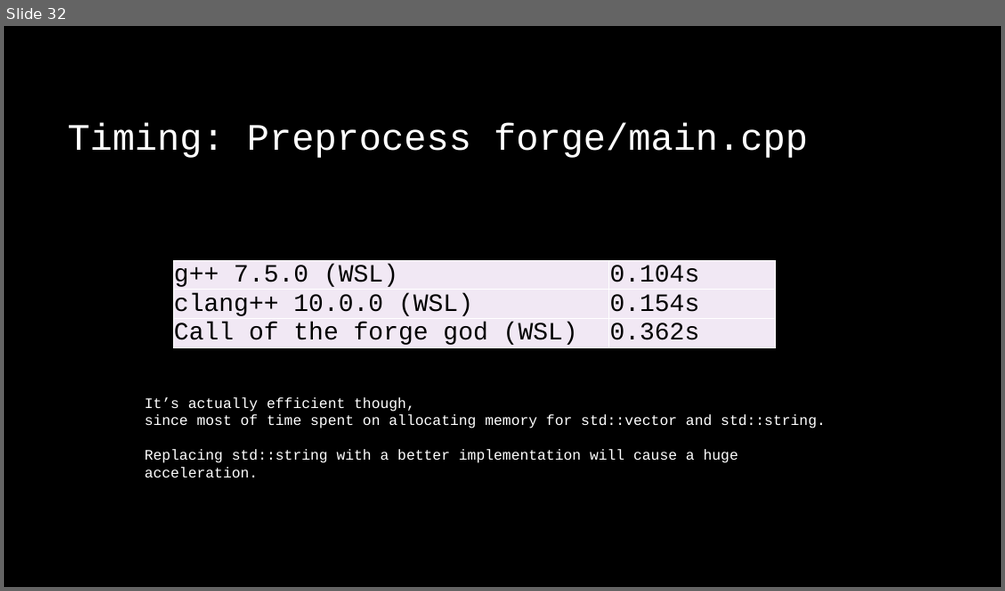
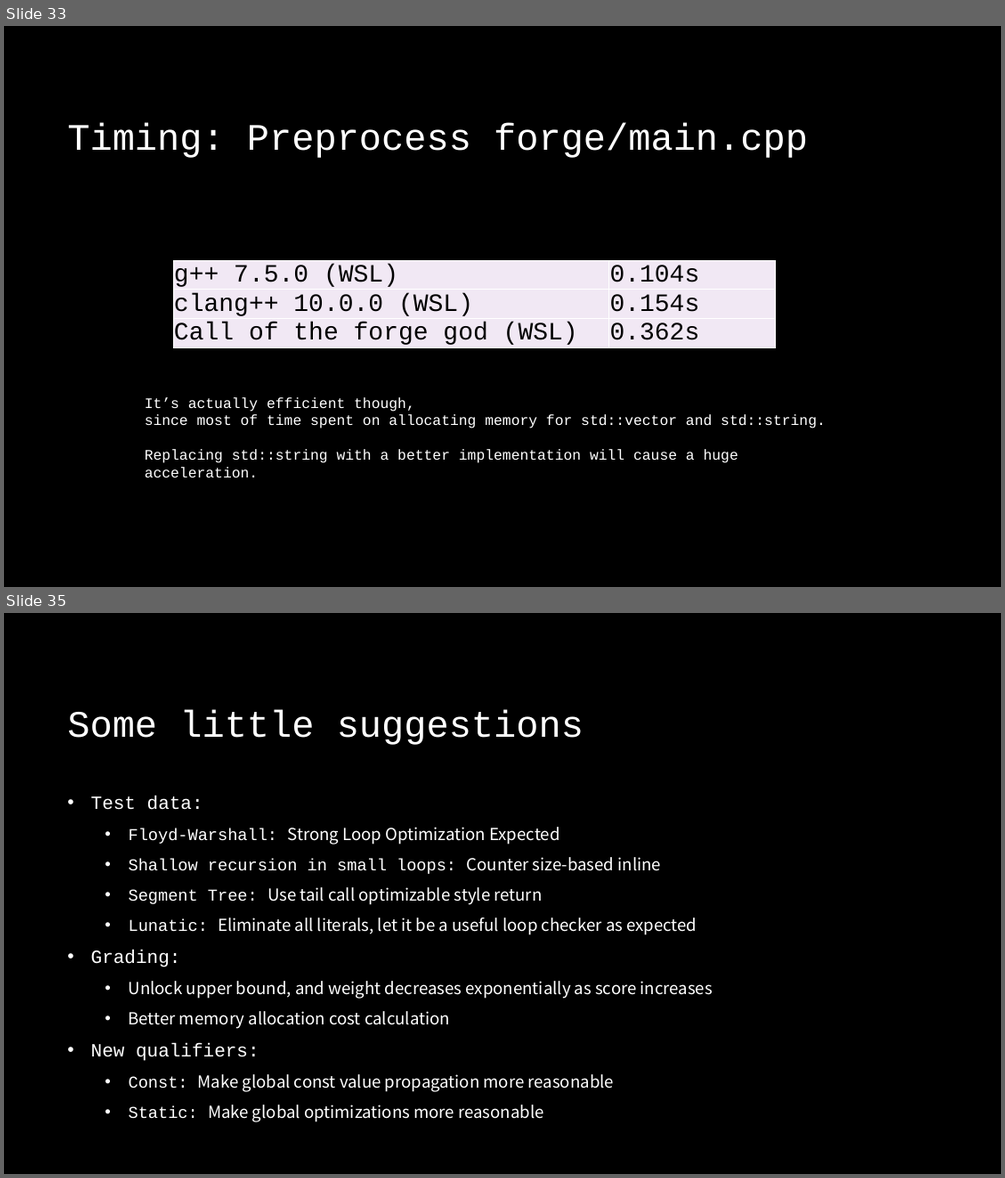
Before and after one commit to fstqwq/Call-Of-The-Forge-God, a slide deck: CompilerReport.pptx. Shown one above the other, each under a label of ours: slide 32 before the commit, slides 33 and 35 after it; the slides between them are not shown. The pictures are 1005x591 and 1005x1178 pixels, drawn with LibreOffice and Linux fonts; fonts in the diff are those of the drawing; background and template pictures are left out. Boxes give left, top, right and bottom in pixels: in the first picture for what was removed or moved away, otherwise in the second. Text is boxed around its words. In the diff, an @@ line names an element or a change of style, - is before the commit and + after.

```diff
--- a/CompilerReport.pptx
+++ b/CompilerReport.pptx
@@ slide 35 added at <box>4,613,1001,1174</box>, background picture (left out) @@
@@ title added at <box>67,710,583,745</box>, 36 pt, text #FFFFFF @@
+Some little suggestions
@@ text added at <box>91,795,712,1122</box>, 16 pt, text #FFFFFF @@
+• Test data:
+  • Floyd-Warshall: Strong Loop Optimization Expected
+  • Shallow recursion in small loops: Counter size-based inline
+  • Segment Tree: Use tail call optimizable style return
+  • Lunatic: Eliminate all literals, let it be a useful loop checker as expected
+• Grading:
+  • Unlock upper bound, and weight decreases exponentially as score increases
+  • Better memory allocation cost calculation
+• New qualifiers:
+  • Const: Make global const value propagation more reasonable
+  • Static: Make global optimizations more reasonable
@@ what was slide 32 is now slide 33 @@
```
Also in this commit, not shown: 3 slides changed, 2 other slides added, 1 slide removed.
